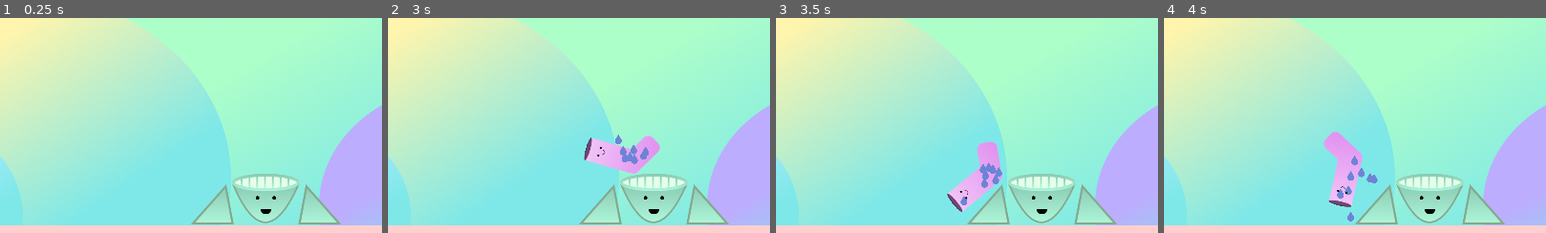
Above: before the commit, frames 1-4 (left to right).
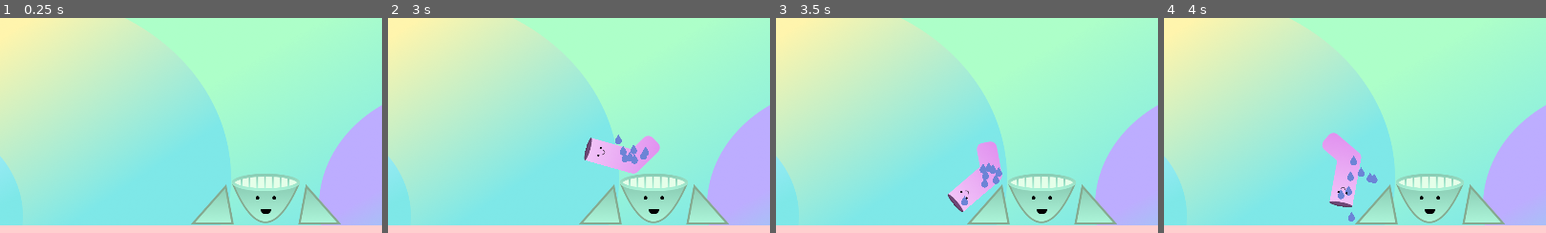
Above: after the commit, the same moments.

Repository: Dexterminator/solemates
Game: Godot game, scene res://Scenes/Main/Main.tscn
The game is run twice, just before and just after one commit, with the same random seed, the same clock (stepped at 60 frames per second) and the same inputs.
Inputs:
- Up to frame 1 (0.25 s): no input
- Up to frame 2 (3 s): no input
- Up to frame 3 (3.5 s): no input
- Up to frame 4 (4 s): no input
The pictures show only the part of the screen within x 24-74%, y 50-100%; the shares and areas given below are measured in that part.

Frames 1-2 are identical in both runs. In frame 3, 0.1% of the frame differs, in the area x 44-60%, y 57-91%; in frame 4, 0.4%, in the area x 41-56%, y 52-95%.

Commit message:
Add statemachine to socks

Diff:
--- /dev/null
+++ b/Entities/Sock/Default.gd
@@ -0,0 +1,14 @@
+extends "res://StateMachine/state.gd"
+
+var decay = 60
+var max_force = 300
+
+func update(_delta):
+	var force = owner.get_applied_force()
+	var x = sign(force.x) * clamp(abs(force.x) - decay, 0, max_force)
+	var y = clamp(force.y + decay, -max_force, 0)
+	owner.set_applied_force(Vector2(x, y))
+	if owner.linear_velocity.length() > 500:
+		owner.mouth.set_animation("surprised")
+	else:
+		owner.mouth.set_animation("default")
--- a/Entities/Sock/Sock.gd
+++ b/Entities/Sock/Sock.gd
@@ -1,7 +1,6 @@
 extends RigidBody2D
 
-var decay = 60
-var max_force = 300
+onready var state_machine = $StateMachine
 onready var wet_particles = $WetParticles
 onready var drying_particles = $DryingParticles
 onready var timer = $Timer
@@ -19,17 +18,8 @@
 	_start_blink_timer()
 
 func _ready():
+	state_machine.initialize()
 	_start_blink_timer()
-
-func _physics_process(delta):
-	var force = get_applied_force()
-	var x = sign(force.x) * clamp(abs(force.x) - decay, 0, max_force)
-	var y = clamp(force.y + decay, -max_force, 0)
-	set_applied_force(Vector2(x, y))
-	if linear_velocity.length() > 500:
-		mouth.set_animation("surprised")
-	else:
-		mouth.set_animation("default")
 
 func dry():
 	mouth.set_animation("happy")
--- a/Entities/Sock/Sock.tscn
+++ b/Entities/Sock/Sock.tscn
@@ -7,6 +7,8 @@
 [ext_resource path="res://Assets/sock-mouth.png" type="Texture" id=5]
 [ext_resource path="res://Assets/sock-surprised-mouth.png" type="Texture" id=6]
 [ext_resource path="res://Assets/sock-happy-mouth.png" type="Texture" id=7]
+[ext_resource path="res://Entities/Sock/StateMachine.gd" type="Script" id=8]
+[ext_resource path="res://Entities/Sock/Default.gd" type="Script" id=9]
 
 [sub_resource type="PhysicsMaterial" id=1]
 bounce = 0.3
@@ -64,6 +66,13 @@
 gravity_scale = 2.0
 script = ExtResource( 2 )
 
+[node name="StateMachine" type="Node" parent="."]
+script = ExtResource( 8 )
+start_state_name = "default"
+
+[node name="Default" type="Node" parent="StateMachine"]
+script = ExtResource( 9 )
+
 [node name="Sprite" type="Sprite" parent="."]
 position = Vector2( 10.6904, 5.39041 )
 scale = Vector2( 0.720961, 0.720961 )
--- /dev/null
+++ b/Entities/Sock/StateMachine.gd
@@ -0,0 +1,6 @@
+extends "res://StateMachine/state_machine.gd"
+
+func _ready():
+	states_map = {
+		"default": $Default
+	}
--- /dev/null
+++ b/StateMachine/state.gd
@@ -0,0 +1,25 @@
+extends Node
+
+# warning-ignore:unused_signal
+signal transition(next_state_name)
+
+func enter(_data):
+	pass
+
+func exit():
+	pass
+
+func update(_delta):
+	pass
+
+func on_hurtbox_entered(_area):
+	pass
+
+func on_hitbox_entered(_area):
+	pass
+
+func on_anim_finished(_anim_name):
+	pass
+
+func on_viewport_entered(_viewport):
+	pass
--- /dev/null
+++ b/StateMachine/state_machine.gd
@@ -0,0 +1,26 @@
+extends Node
+
+signal state_changed(current_state)
+
+export(String) var start_state_name
+var current_state = null
+var current_state_name = null
+var states_map = {}
+
+func initialize():
+	for child in get_children():
+		child.connect("transition", self, "change_state")
+	current_state_name = start_state_name
+	current_state = states_map[start_state_name]
+	current_state.enter({})
+
+func _physics_process(delta):
+	current_state.update(delta)
+
+func change_state(state_name, data):
+	var previous_state_name = current_state_name
+	current_state.exit()
+	current_state = states_map[state_name]
+	current_state_name = state_name
+	current_state.enter(data)
+	emit_signal("state_changed", previous_state_name, state_name)
Not shown: 1 places in Entities/Sock/Sock.tscn that only renumber resources
